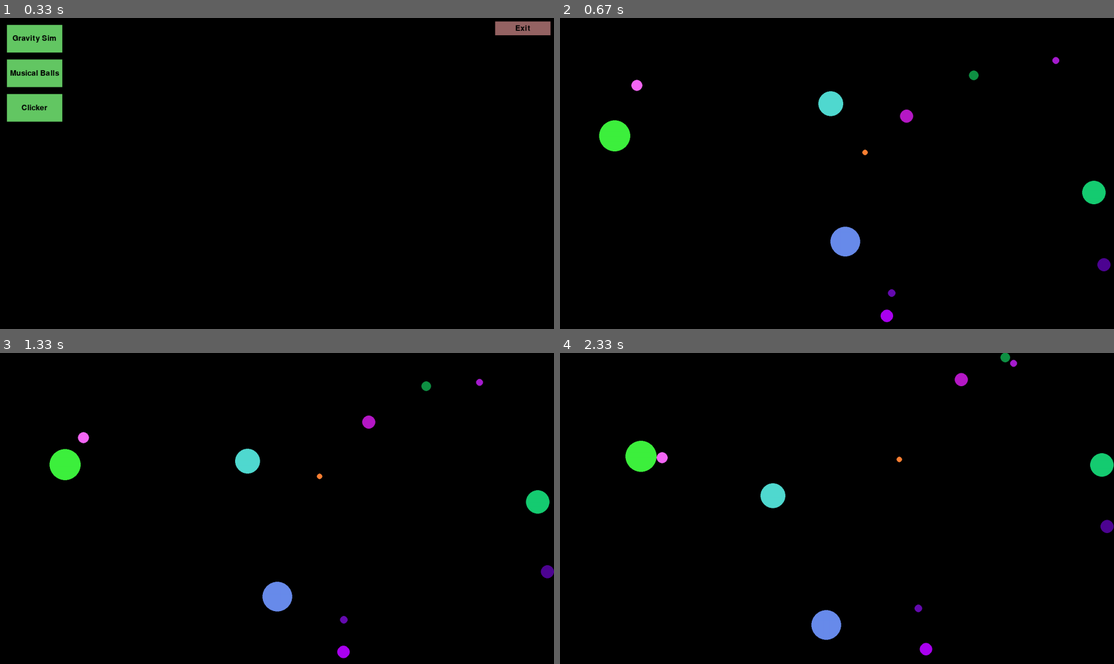
Above: before the commit, frames 1-4 (two rows, left to right).
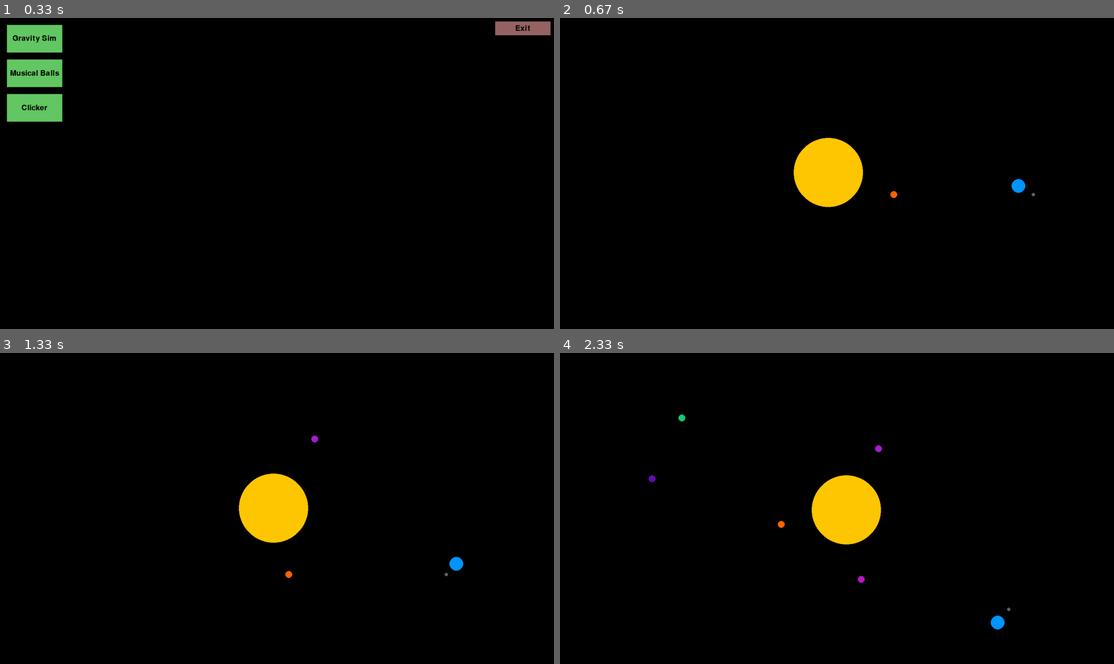
Above: after the commit, the same moments.

Repository: Zero4793/Pygame-Playground
Game: pygame game, started from main.py
Two runs of this game, one before a commit and one after it. Both use one fixed random seed, a clock stepped at 60 frames per second and the inputs below.
Inputs (mouse positions are in pixels of both pictures, inside the frame that each line leads up to):
- Up to frame 1 (0.33 s): no input
- Up to frame 2 (0.67 s): click "Gravity Sim" at 0.38 s
- Up to frame 3 (1.33 s): press the mouse at (94, 399) at 0.7 s; move the mouse to (265, 464) at 0.8 s; release the mouse at (437, 533) at 0.93 s; click (315, 436) at 1.05 s
- Up to frame 4 (2.33 s): click (859, 611) at 1.38 s; click (670, 415) at 1.72 s; click (648, 477) at 2.05 s

Frame 1 is identical in both runs. In frame 2, 4.2% of the frame differs, in the area x 7-100%, y 12-98%; in frame 3, 4.2%; in frame 4, 4.3%, in the area x 11-100%, y 0-98%.

Commit message:
+Interaction/ball-spawning in grav sim -random spawn initial +set star system spawn initial

Diff:
--- a/apps/gravity.py
+++ b/apps/gravity.py
@@ -5,20 +5,62 @@
 class Gravity:
 	def __init__(self, screen, _):
 		self.screen = screen
+		self.mouseP = pygame.math.Vector2(0,0)
+		self.drag = False
 
 		self.balls = []
-		for i in range(12):
-			self.balls.append(Ball(screen,
-						  pos=(random.randint(0,screen.get_width()), random.randint(0,screen.get_height())),
-						  vel=(random.uniform(-2,2), random.uniform(-2,2)),
-						  bodyGrav=.1,
-						  repel=0,
-						  spaceJelly=0,
-						  collide=True,
-						  merging=False,
-						  elasticity=0,
-						  radius = random.randint(5,50),
-						  ))
+		# for i in range(0):
+		# 	self.balls.append(Ball(screen,
+		# 				  pos=(random.randint(0,screen.get_width()), random.randint(0,screen.get_height())),
+		# 				  vel=(random.uniform(-2,2), random.uniform(-2,2)),
+		# 				  bodyGrav=.1,
+		# 				  repel=0,
+		# 				  spaceJelly=0,
+		# 				  collide=True,
+		# 				  merging=False,
+		# 				  elasticity=0.9,
+		# 				  radius = random.randint(5,50),
+		# 				  ))
+		self.balls.append(Ball(screen,
+						pos=(screen.get_width()/2, screen.get_height()/2),
+						vel=(0,0),
+						bodyGrav=.5,
+						collide=True,
+						merging=True,
+						elasticity=0.9,
+						radius = 100,
+						col=(255,200,0),
+						))
+		self.balls.append(Ball(screen,
+						pos=(screen.get_width()/2+200, screen.get_height()/2),
+						vel=(0,5),
+						bodyGrav=.5,
+						collide=True,
+						merging=True,
+						elasticity=0.9,
+						radius = 10,
+						col=(255,100,0),
+						))
+		self.balls.append(Ball(screen,
+						pos=(screen.get_width()/2+550, screen.get_height()/2),
+						vel=(0,3),
+						bodyGrav=.5,
+						collide=True,
+						merging=True,
+						elasticity=0.9,
+						radius = 20,
+						col=(0,150,255),
+						))
+		self.balls.append(Ball(screen,
+						pos=(screen.get_width()/2+600, screen.get_height()/2),
+						vel=(0,5),
+						bodyGrav=.5,
+						collide=True,
+						merging=True,
+						elasticity=0.9,
+						radius = 5,
+						col=(100,100,100),
+						))
 
 
 	def process(self, keyheld, keypressed):
@@ -32,16 +74,37 @@
 				ball.force(other)
 		for ball in self.balls:
 			ball.process()
-			ball.wallCollide()
+			# ball.wallCollide()
 			if not ball.exist:
 				self.balls.remove(ball)
-		# camera/= len(self.balls)
-		camera/= mass
-		camera-= pygame.math.Vector2(self.screen.get_width()/2, self.screen.get_height()/2)
-		for ball in self.balls:
-			ball.pos -= camera
+		if mass != 0:
+			camera/= mass
+			camera-= pygame.math.Vector2(self.screen.get_width()/2, self.screen.get_height()/2)
+			for ball in self.balls:
+				ball.pos -= camera
+
+		if pygame.mouse.get_pressed()[0] and not self.drag:
+			self.mouseP = pygame.math.Vector2(pygame.mouse.get_pos())
+			self.drag = True
+		elif not pygame.mouse.get_pressed()[0] and self.drag:
+			self.drag = False
+			# create new ball
+			self.balls.append(Ball(self.screen,
+						  pos=self.mouseP,
+						  vel=(self.mouseP-pygame.math.Vector2(pygame.mouse.get_pos()))/25,
+						  bodyGrav=.5,
+						  repel=0,
+						  spaceJelly=0,
+						  collide=True,
+						  merging=True,
+						  elasticity=0.9,
+						  radius = 10,
+						  ))
+
 
 
 	def display(self):
+		if self.drag:
+			pygame.draw.line(self.screen, (255,100,100), self.mouseP, pygame.mouse.get_pos(), 2)
 		for ball in self.balls:
 			ball.display()
--- a/util/ball.py
+++ b/util/ball.py
@@ -34,6 +34,7 @@
 	def process(self):
 		self.killNoClip()
 		self.vel *= 1-self.spaceJelly
+		self.vel.y += self.floorGrav
 		self.vel += self.acc
 		self.pos += self.vel + self.mov
 		self.acc = pygame.math.Vector2(0,0)
@@ -72,10 +73,6 @@
 		return walls
 
 
-	def gravity(self):
-		self.vel.y += self.floorGrav
-
-
 	def force(self, other):
 		diff = other.pos - self.pos
 		dist = diff.magnitude()
